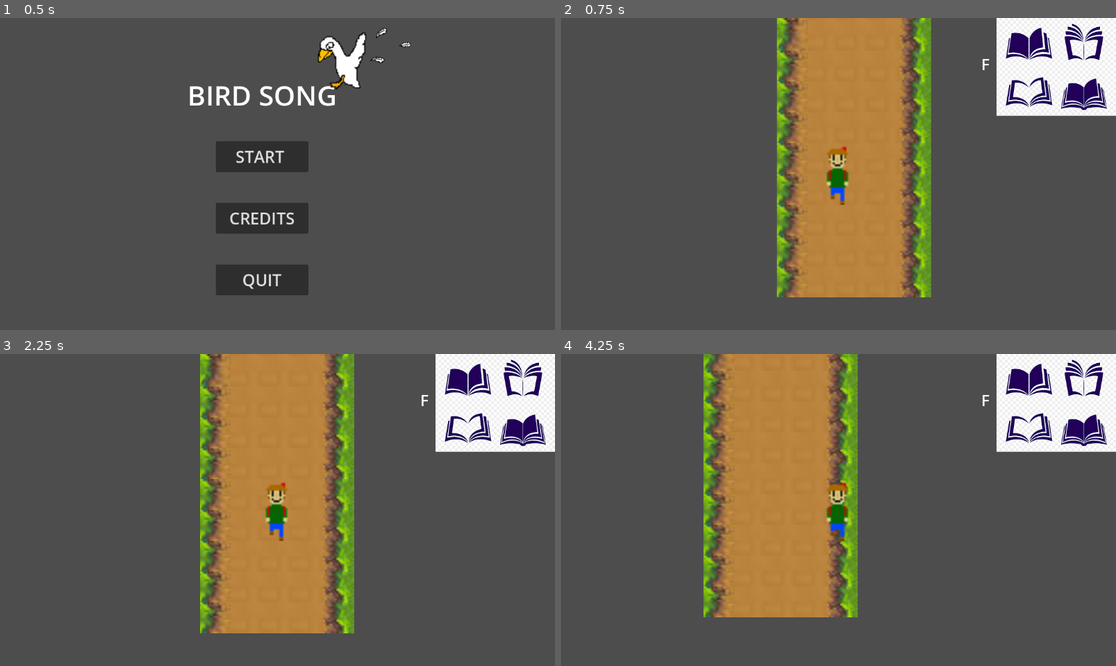
Above: before the commit, frames 1-4 (two rows, left to right).
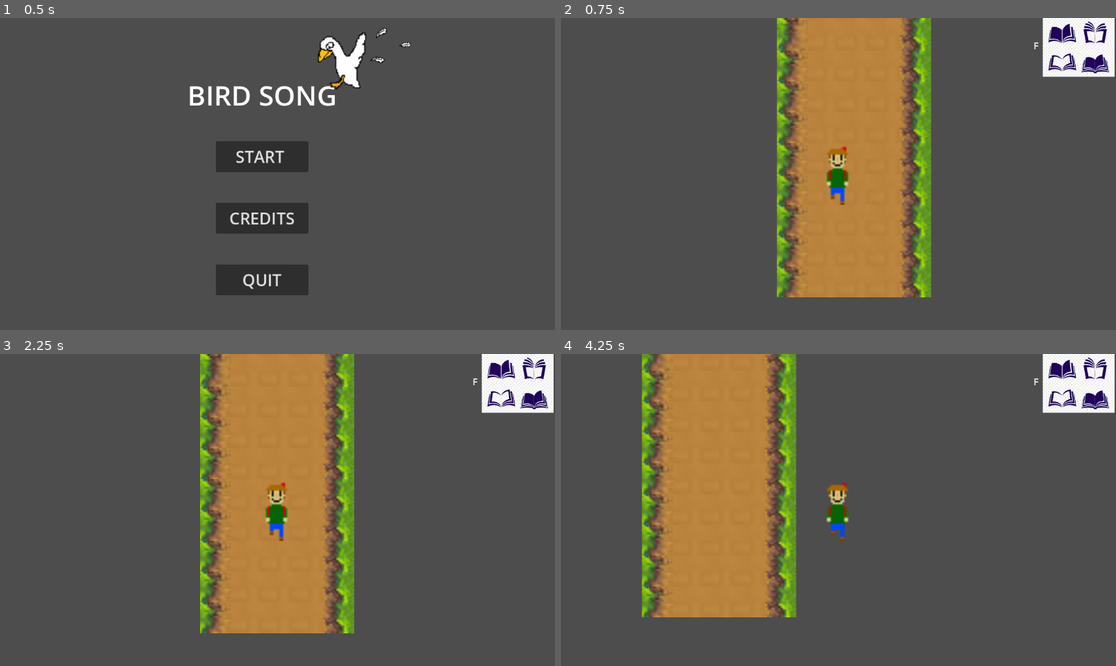
Above: after the commit, the same moments.

Repository: HapKat/Bird-Song
Game: Godot game, scene res://TitleScreen/title_screen.tscn
Same seed, same stepped clock (60 frames per second), same inputs: the game is played once before the commit and once after it.
Inputs:
- Up to frame 1 (0.5 s): no input
- Up to frame 2 (0.75 s): click "START" at 0.5 s
- Up to frame 3 (2.25 s): tap Enter at 1.25 s; hold D (walk_right) 1.28-2 s; tap F (open_logbook) at 1.35 s; click "Return" at 2 s
- Up to frame 4 (4.25 s): tap Space at 2.75 s; hold S (walk_down) 2.78-3.53 s; tap F (open_logbook) at 2.85, 3.6 s; tap Enter at 3.5 s; hold D (walk_right) from 3.53 s (still down)

Frame 1 is identical in both runs. In frame 2, 5.4% of the frame differs, in the area x 75-100%, y 0-32%; in frame 3, 5.4%; in frame 4, 30%, in the area x 14-100%, y 0-85%.

Commit message:
you can now interact with goose by pressing E
When you walk close to the goose you can interact with it by pressing E. Nothing happens as of yet

Diff:
--- a/generalGame/scenes/birds/goose.tscn
+++ b/generalGame/scenes/birds/goose.tscn
@@ -1,23 +1,35 @@
-[gd_scene load_steps=4 format=3 uid="uid://cupbxg026r421"]
+[gd_scene load_steps=5 format=3 uid="uid://cupbxg026r421"]
 
 [ext_resource type="Texture2D" uid="uid://bg10gipgc07b1" path="res://generalGame/assets/birds/goose_flying.png" id="1_a1ql5"]
-
-[sub_resource type="CircleShape2D" id="CircleShape2D_a1y3r"]
-radius = 24.0
+[ext_resource type="Script" uid="uid://heivin5k6tru" path="res://generalGame/scripts/goose.gd" id="1_bhnk6"]
 
 [sub_resource type="CapsuleShape2D" id="CapsuleShape2D_bhnk6"]
-radius = 32.0
-height = 64.0
+radius = 16.0
+height = 32.0
+
+[sub_resource type="CircleShape2D" id="CircleShape2D_7iuyl"]
+radius = 32.984844
 
 [node name="Goose" type="CharacterBody2D"]
+script = ExtResource("1_bhnk6")
 
 [node name="Sprite2D" type="Sprite2D" parent="."]
 texture = ExtResource("1_a1ql5")
 
-[node name="StaticBody2D" type="StaticBody2D" parent="."]
+[node name="CollisionShape2D" type="CollisionShape2D" parent="."]
+shape = SubResource("CapsuleShape2D_bhnk6")
 
-[node name="CollisionShape2D" type="CollisionShape2D" parent="StaticBody2D"]
-shape = SubResource("CircleShape2D_a1y3r")
+[node name="Area2D" type="Area2D" parent="."]
 
-[node name="interactionZone" type="CollisionShape2D" parent="."]
-shape = SubResource("CapsuleShape2D_bhnk6")
+[node name="interactionZone" type="CollisionShape2D" parent="Area2D"]
+shape = SubResource("CircleShape2D_7iuyl")
+
+[node name="E" type="RichTextLabel" parent="."]
+offset_left = -8.0
+offset_top = -48.0
+offset_right = 16.0
+offset_bottom = -24.0
+text = "E"
+
+[connection signal="body_entered" from="Area2D" to="." method="_on_area_2d_body_entered"]
+[connection signal="body_exited" from="Area2D" to="." method="_on_area_2d_body_exited"]
--- /dev/null
+++ b/generalGame/scenes/birds/sprite_2d.gd
@@ -0,0 +1,11 @@
+extends Sprite2D
+
+
+# Called when the node enters the scene tree for the first time.
+func _ready() -> void:
+	pass # Replace with function body.
+
+
+# Called every frame. 'delta' is the elapsed time since the previous frame.
+func _process(delta: float) -> void:
+	pass
--- a/generalGame/scenes/characters/player_character.tscn
+++ b/generalGame/scenes/characters/player_character.tscn
@@ -15,8 +15,10 @@
 }]
 
 [sub_resource type="CircleShape2D" id="CircleShape2D_3ikif"]
+radius = 8.0
 
 [node name="PlayerCharacter" type="CharacterBody2D"]
+z_index = 2
 script = ExtResource("1_0smyg")
 
 [node name="AnimatedSpride2D" type="AnimatedSprite2D" parent="."]
--- a/generalGame/scenes/main_scene.tscn
+++ b/generalGame/scenes/main_scene.tscn
@@ -210,10 +210,6 @@
 [sub_resource type="TileSet" id="TileSet_kv58g"]
 sources/0 = SubResource("TileSetAtlasSource_40o6t")
 
-[sub_resource type="SegmentShape2D" id="SegmentShape2D_40o6t"]
-a = Vector2(-32, -128)
-b = Vector2(-32, 64)
-
 [node name="mainScene" type="Node2D"]
 script = ExtResource("1_60p7v")
 
@@ -224,24 +220,12 @@
 
 [node name="PlayerCharacter" parent="." instance=ExtResource("2_40o6t")]
 
-[node name="StaticBody2D" type="StaticBody2D" parent="."]
-
-[node name="CollisionShape2D2" type="CollisionShape2D" parent="StaticBody2D"]
-position = Vector2(80, 0)
-shape = SubResource("SegmentShape2D_40o6t")
-
-[node name="CollisionShape2D" type="CollisionShape2D" parent="StaticBody2D"]
-shape = SubResource("SegmentShape2D_40o6t")
-
-[node name="Goose" parent="StaticBody2D" instance=ExtResource("3_kv58g")]
-position = Vector2(32, -128)
-scale = Vector2(0.5, 0.5)
-
 [node name="Logbook icon" parent="." instance=ExtResource("4_ef31h")]
-offset_left = 8.000001
-offset_top = -88.0
-offset_right = 8.000001
-offset_bottom = -88.0
+anchors_preset = 1
+anchor_left = 1.0
+anchor_bottom = 0.0
+grow_horizontal = 0
+grow_vertical = 1
 scale = Vector2(0.2, 0.2)
 
 [node name="logbook_open" parent="." instance=ExtResource("5_lib6x")]
@@ -251,4 +235,6 @@
 autoplay = true
 parameters/looping = true
 
-[connection signal="child_entered_tree" from="StaticBody2D/Goose" to="PlayerCharacter" method="_on_goose_child_entered_tree"]
+[node name="Goose" parent="." instance=ExtResource("3_kv58g")]
+position = Vector2(32, -128)
+scale = Vector2(0.5, 0.5)
--- /dev/null
+++ b/generalGame/scripts/goose.gd
@@ -0,0 +1,22 @@
+extends CharacterBody2D
+
+var player
+var player_in_chat_zone: bool
+
+func _ready() -> void:
+	$E.hide()
+
+func _process(_delta) -> void:
+	if player_in_chat_zone == true:
+		$E.show()
+
+func _on_area_2d_body_entered(body: Node2D) -> void:
+	if body.name == "PlayerCharacter":
+		player = body
+		player_in_chat_zone = true
+
+
+func _on_area_2d_body_exited(body: Node2D) -> void:
+	if body.name == "PlayerCharacter":
+		player_in_chat_zone = false
+		$E.hide()
--- a/generalGame/scripts/player_character.gd
+++ b/generalGame/scripts/player_character.gd
@@ -19,3 +19,4 @@
 
 func _on_goose_child_entered_tree(node: Node) -> void:
 	talking = true
+	print("talking")
--- a/generalGame/ui/logbook_icon.tscn
+++ b/generalGame/ui/logbook_icon.tscn
@@ -16,9 +16,11 @@
 anchors_preset = 1
 anchor_left = 1.0
 anchor_right = 1.0
-offset_left = -248.0
+offset_left = -152.0
+offset_right = 96.0
 offset_bottom = 203.0
 grow_horizontal = 0
+scale = Vector2(0.6, 0.6)
 texture = ExtResource("1_igiva")
 
 [node name="RichTextLabel" type="RichTextLabel" parent="CanvasLayer/TextureRect"]
Not shown, added: generalGame/scenes/birds/sprite_2d.gd.uid
Not shown: 1 places in generalGame/scenes/main_scene.tscn that only renumber resources
Not shown, added: generalGame/scripts/goose.gd.uid
